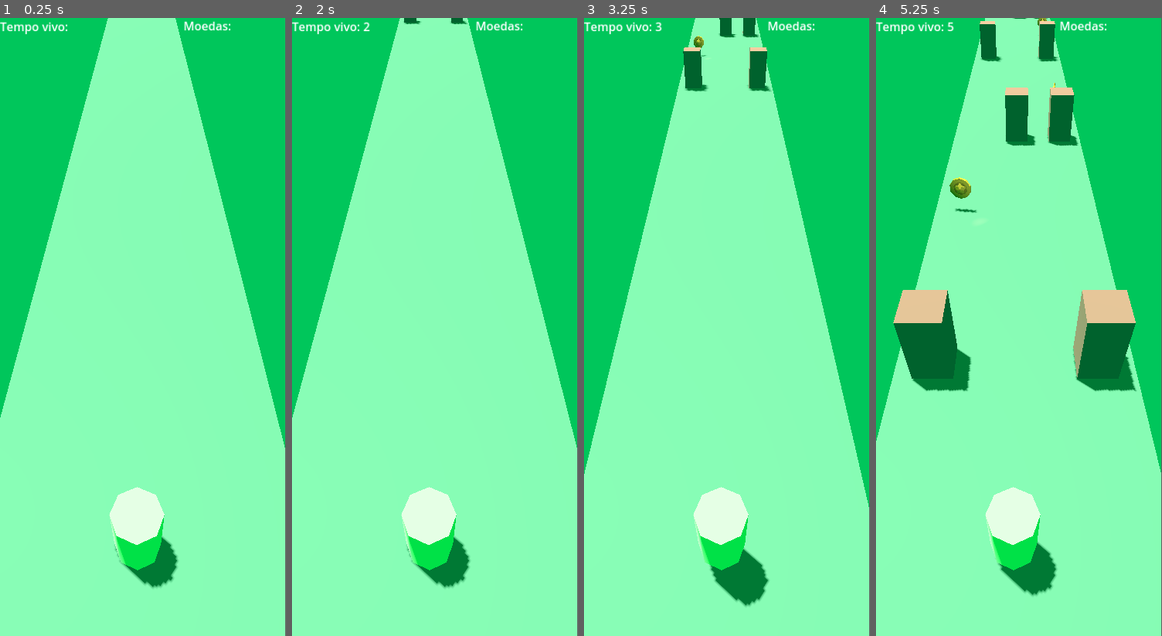
Above: before the commit, frames 1-4 (left to right).
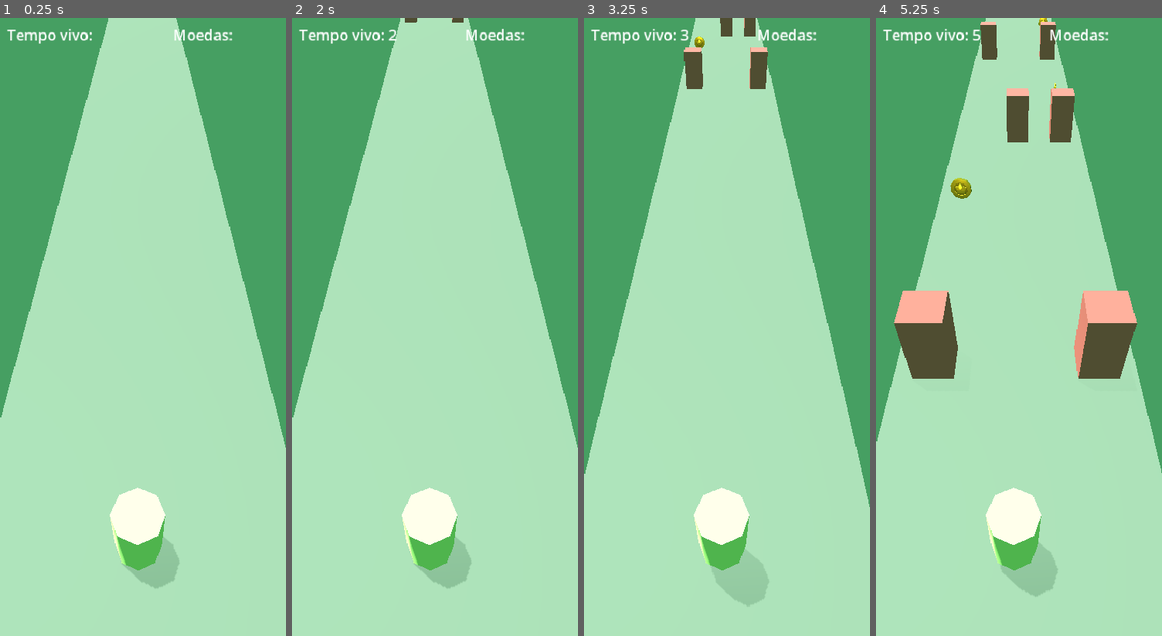
Above: after the commit, the same moments.

Repository: danielh-oliveira/godot_projetos_iniciais
Game: Godot game, scene res://cena/main.tscn
Two runs of this game, one before a commit and one after it. Both use one fixed random seed, a clock stepped at 60 frames per second and the inputs below.
Inputs (mouse positions are in pixels of both pictures, inside the frame that each line leads up to):
- Up to frame 1 (0.25 s): no input
- Up to frame 2 (2 s): tap Enter at 0.5 s; move the mouse to (497, 296) at 0.52 s; click (497, 296) at 0.67 s; tap Space at 1.25 s; drag from (377, 357) to (420, 450) at 1.27 s
- Up to frame 3 (3.25 s): tap Enter at 2 s; move the mouse to (755, 191) at 2.02 s; click (755, 191) at 2.17 s; drag from (712, 450) to (641, 234) at 2.77 s
- Up to frame 4 (5.25 s): move the mouse to (1104, 419) at 3.52 s; click (1104, 419) at 3.67 s; drag from (933, 234) to (976, 172) at 4.27 s; move the mouse to (1033, 327) at 5.02 s; click (1033, 327) at 5.17 s
In our replay, the window is 369x800 before the commit and 370x800 after it. These sizes can differ from the game's own. Grey fills any space a smaller window leaves; there, only what the larger window draws over its background counts as a difference.

The runs differ from the first frame. In frame 1, 100% of the frame differs, in the area x 0-100%, y 0-100%; in frame 2, 100%; in frame 3, 100%; in frame 4, 100%.

Commit message:
arrumei tela acho e velocidade
Esse ta sendo o prjeto mais chato ate agr era p ser legal mas ta super chato

Diff:
--- a/gpt_projeto_2/cena/coin.tscn
+++ b/gpt_projeto_2/cena/coin.tscn
@@ -5,6 +5,75 @@
 
 [sub_resource type="BoxShape3D" id="BoxShape3D_fdgta"]
 size = Vector3(0.891602, 1.34106, 0.538025)
+
+[sub_resource type="Animation" id="Animation_grr04"]
+length = 0.001
+tracks/0/type = "bezier"
+tracks/0/imported = false
+tracks/0/enabled = true
+tracks/0/path = NodePath("coin_mesh:rotation:x")
+tracks/0/interp = 1
+tracks/0/loop_wrap = true
+tracks/0/keys = {
+"handle_modes": PackedInt32Array(0),
+"points": PackedFloat32Array(0, -0.25, 0, 0.25, 0),
+"times": PackedFloat32Array(0)
+}
+tracks/1/type = "bezier"
+tracks/1/imported = false
+tracks/1/enabled = true
+tracks/1/path = NodePath("coin_mesh:rotation:y")
+tracks/1/interp = 1
+tracks/1/loop_wrap = true
+tracks/1/keys = {
+"handle_modes": PackedInt32Array(0),
+"points": PackedFloat32Array(3.14508, -0.25, 0, 0.25, 0),
+"times": PackedFloat32Array(0)
+}
+tracks/2/type = "bezier"
+tracks/2/imported = false
+tracks/2/enabled = true
+tracks/2/path = NodePath("coin_mesh:rotation:z")
+tracks/2/interp = 1
+tracks/2/loop_wrap = true
+tracks/2/keys = {
+"handle_modes": PackedInt32Array(0),
+"points": PackedFloat32Array(0, -0.25, 0, 0.25, 0),
+"times": PackedFloat32Array(0)
+}
+tracks/3/type = "bezier"
+tracks/3/imported = false
+tracks/3/enabled = true
+tracks/3/path = NodePath("coin_mesh:scale:x")
+tracks/3/interp = 1
+tracks/3/loop_wrap = true
+tracks/3/keys = {
+"handle_modes": PackedInt32Array(0),
+"points": PackedFloat32Array(0.8, -0.25, 0, 0.25, 0),
+"times": PackedFloat32Array(0)
+}
+tracks/4/type = "bezier"
+tracks/4/imported = false
+tracks/4/enabled = true
+tracks/4/path = NodePath("coin_mesh:scale:y")
+tracks/4/interp = 1
+tracks/4/loop_wrap = true
+tracks/4/keys = {
+"handle_modes": PackedInt32Array(0),
+"points": PackedFloat32Array(0.8, -0.25, 0, 0.25, 0),
+"times": PackedFloat32Array(0)
+}
+tracks/5/type = "bezier"
+tracks/5/imported = false
+tracks/5/enabled = true
+tracks/5/path = NodePath("coin_mesh:scale:z")
+tracks/5/interp = 1
+tracks/5/loop_wrap = true
+tracks/5/keys = {
+"handle_modes": PackedInt32Array(0),
+"points": PackedFloat32Array(0.8, -0.25, 0, 0.25, 0),
+"times": PackedFloat32Array(0)
+}
 
 [sub_resource type="Animation" id="Animation_q0poq"]
 resource_name = "moeda_idle"
@@ -76,75 +145,6 @@
 "times": PackedFloat32Array(0, 0.48, 0.91)
 }
 
-[sub_resource type="Animation" id="Animation_grr04"]
-length = 0.001
-tracks/0/type = "bezier"
-tracks/0/imported = false
-tracks/0/enabled = true
-tracks/0/path = NodePath("coin_mesh:rotation:x")
-tracks/0/interp = 1
-tracks/0/loop_wrap = true
-tracks/0/keys = {
-"handle_modes": PackedInt32Array(0),
-"points": PackedFloat32Array(0, -0.25, 0, 0.25, 0),
-"times": PackedFloat32Array(0)
-}
-tracks/1/type = "bezier"
-tracks/1/imported = false
-tracks/1/enabled = true
-tracks/1/path = NodePath("coin_mesh:rotation:y")
-tracks/1/interp = 1
-tracks/1/loop_wrap = true
-tracks/1/keys = {
-"handle_modes": PackedInt32Array(0),
-"points": PackedFloat32Array(3.14508, -0.25, 0, 0.25, 0),
-"times": PackedFloat32Array(0)
-}
-tracks/2/type = "bezier"
-tracks/2/imported = false
-tracks/2/enabled = true
-tracks/2/path = NodePath("coin_mesh:rotation:z")
-tracks/2/interp = 1
-tracks/2/loop_wrap = true
-tracks/2/keys = {
-"handle_modes": PackedInt32Array(0),
-"points": PackedFloat32Array(0, -0.25, 0, 0.25, 0),
-"times": PackedFloat32Array(0)
-}
-tracks/3/type = "bezier"
-tracks/3/imported = false
-tracks/3/enabled = true
-tracks/3/path = NodePath("coin_mesh:scale:x")
-tracks/3/interp = 1
-tracks/3/loop_wrap = true
-tracks/3/keys = {
-"handle_modes": PackedInt32Array(0),
-"points": PackedFloat32Array(0.8, -0.25, 0, 0.25, 0),
-"times": PackedFloat32Array(0)
-}
-tracks/4/type = "bezier"
-tracks/4/imported = false
-tracks/4/enabled = true
-tracks/4/path = NodePath("coin_mesh:scale:y")
-tracks/4/interp = 1
-tracks/4/loop_wrap = true
-tracks/4/keys = {
-"handle_modes": PackedInt32Array(0),
-"points": PackedFloat32Array(0.8, -0.25, 0, 0.25, 0),
-"times": PackedFloat32Array(0)
-}
-tracks/5/type = "bezier"
-tracks/5/imported = false
-tracks/5/enabled = true
-tracks/5/path = NodePath("coin_mesh:scale:z")
-tracks/5/interp = 1
-tracks/5/loop_wrap = true
-tracks/5/keys = {
-"handle_modes": PackedInt32Array(0),
-"points": PackedFloat32Array(0.8, -0.25, 0, 0.25, 0),
-"times": PackedFloat32Array(0)
-}
-
 [sub_resource type="AnimationLibrary" id="AnimationLibrary_bboxh"]
 _data = {
 &"RESET": SubResource("Animation_grr04"),
@@ -159,18 +159,17 @@
 shape = SubResource("BoxShape3D_fdgta")
 
 [node name="coin_mesh" parent="." instance=ExtResource("2_q0poq")]
-transform = Transform3D(-0.799995, 0, -0.00279261, 0, 0.8, 0, 0.00279261, 0, -0.799995, 0, 0.806226, 0)
-
-[node name="SpotLight3D" type="SpotLight3D" parent="."]
-transform = Transform3D(0.7894, -0.472695, 0.391672, -0.0350495, 0.602282, 0.797514, -0.612878, -0.643285, 0.458874, 0.777425, 1.84319, 0.956489)
-spot_range = 1.93575
-spot_attenuation = -2.0
-spot_angle = 39.86
-spot_angle_attenuation = 0.329877
+transform = Transform3D(-0.799995, 0, -0.00278994, 0, 0.8, 0, 0.00278994, 0, -0.799995, 0, 0.806226, 0)
 
 [node name="AnimationPlayer" type="AnimationPlayer" parent="."]
 libraries = {
 &"": SubResource("AnimationLibrary_bboxh")
 }
 
+[node name="OmniLight3D" type="OmniLight3D" parent="."]
+transform = Transform3D(1, 0, 0, 0, 1, 0, 0, 0, 1, -0.0401051, 1.09162, 0.613453)
+light_color = Color(1, 0.992147, 0.312945, 1)
+omni_range = 1.10132
+omni_attenuation = 0.181
+
 [connection signal="body_entered" from="." to="." method="_on_body_entered"]
--- a/gpt_projeto_2/cena/final.tscn
+++ b/gpt_projeto_2/cena/final.tscn
@@ -9,8 +9,8 @@
 anchor_bottom = 1.0
 grow_horizontal = 2
 grow_vertical = 2
-size_flags_horizontal = 0
-size_flags_vertical = 0
+size_flags_horizontal = 3
+size_flags_vertical = 3
 script = ExtResource("1_dxk2o")
 
 [node name="ColorRect" type="ColorRect" parent="."]
@@ -29,10 +29,10 @@
 anchor_top = 0.5
 anchor_right = 0.5
 anchor_bottom = 0.5
-offset_left = -158.0
-offset_top = -146.5
-offset_right = 158.0
-offset_bottom = 146.5
+offset_left = -153.0
+offset_top = -113.0
+offset_right = 153.0
+offset_bottom = 113.0
 grow_horizontal = 2
 grow_vertical = 2
 
--- a/gpt_projeto_2/cena/main.tscn
+++ b/gpt_projeto_2/cena/main.tscn
@@ -10,6 +10,12 @@
 [ext_resource type="PackedScene" uid="uid://cy8n4f50kt4uu" path="res://cena/coin.tscn" id="8_q2a6g"]
 [ext_resource type="AudioStream" uid="uid://clet04axb3bae" path="res://som/tema.mp3" id="9_c0jyn"]
 
+[sub_resource type="LabelSettings" id="LabelSettings_c0jyn"]
+font_size = 20
+
+[sub_resource type="LabelSettings" id="LabelSettings_v6806"]
+font_size = 20
+
 [sub_resource type="BoxShape3D" id="BoxShape3D_q2a6g"]
 size = Vector3(6, 3, 3.5)
 
@@ -20,8 +26,12 @@
 transform = Transform3D(-0.623879, 0.759286, -0.185094, 0, 0.236838, 0.971549, 0.781521, 0.60613, -0.147758, 0, 7.5381, 0)
 light_color = Color(0.998219, 0.972615, 0.958723, 1)
 light_energy = 0.8
+light_bake_mode = 0
 shadow_enabled = true
-directional_shadow_max_distance = 110.0
+shadow_blur = 1.505
+directional_shadow_mode = 0
+directional_shadow_fade_start = 0.133
+directional_shadow_max_distance = 11.3
 
 [node name="Cenario" type="Node3D" parent="."]
 
@@ -53,23 +63,31 @@
 anchor_bottom = 1.0
 grow_horizontal = 2
 grow_vertical = 2
-size_flags_horizontal = 2
-size_flags_vertical = 2
+size_flags_horizontal = 3
+size_flags_vertical = 3
 script = ExtResource("5_mk8v6")
 
 [node name="TempoVivo" type="Label" parent="TelaGerente"]
 layout_mode = 1
-offset_right = 132.0
-offset_bottom = 44.0
+offset_left = 9.0
+offset_top = 8.0
+offset_right = 141.0
+offset_bottom = 52.0
 text = "Tempo vivo: "
+label_settings = SubResource("LabelSettings_c0jyn")
 
 [node name="Moedas" type="Label" parent="TelaGerente"]
 layout_mode = 1
-offset_left = 251.0
-offset_top = -1.0
-offset_right = 383.0
-offset_bottom = 43.0
+anchors_preset = 1
+anchor_left = 1.0
+anchor_right = 1.0
+offset_left = -155.0
+offset_top = 8.0
+offset_right = -23.0
+offset_bottom = 52.0
+grow_horizontal = 0
 text = "Moedas:"
+label_settings = SubResource("LabelSettings_v6806")
 
 [node name="CoinGerente" type="Node3D" parent="."]
 script = ExtResource("7_foyax")
--- a/gpt_projeto_2/cena/player.tscn
+++ b/gpt_projeto_2/cena/player.tscn
@@ -10,7 +10,6 @@
 height = 1.7
 
 [sub_resource type="Environment" id="Environment_f42by"]
-background_mode = 1
 background_color = Color(0, 0.972549, 0.447059, 1)
 background_energy_multiplier = 0.8
 
@@ -30,3 +29,4 @@
 [node name="Camera3D" type="Camera3D" parent="."]
 transform = Transform3D(1, 0, 0, 0, 0.677146, 0.735849, 0, -0.735849, 0.677146, 0.0831447, 7.68165, 1.95146)
 environment = SubResource("Environment_f42by")
+far = 600.0
--- a/gpt_projeto_2/project.godot
+++ b/gpt_projeto_2/project.godot
@@ -23,6 +23,8 @@
 
 window/size/viewport_width=390
 window/size/viewport_height=844
+window/stretch/mode="canvas_items"
+window/stretch/aspect="keep_width"
 window/handheld/orientation=1
 
 [input_devices]
@@ -38,3 +40,4 @@
 renderer/rendering_method="mobile"
 textures/vram_compression/import_etc2_astc=true
 environment/volumetric_fog/use_filter=0
+environment/defaults/default_clear_color=Color(0.345145, 0.778537, 0.481679, 1)
--- a/gpt_projeto_2/script/coin.gd
+++ b/gpt_projeto_2/script/coin.gd
@@ -9,6 +9,7 @@
 
 func _ready() -> void:
 	animation_player.play("moeda_idle")
+	get_tree().current_scene.aumentar_multiplicador_velocidade.connect(_on_aumentar_velocidade)
 
 func _process(delta: float) -> void:
 	if position.z > 10:
@@ -20,3 +21,6 @@
 func _on_body_entered(body: Node3D) -> void:
 	get_parent().pegou_moeda.emit()
 	queue_free()
+
+func _on_aumentar_velocidade(quantiade: float) -> void:
+	SPEED += quantiade
--- a/gpt_projeto_2/script/coin_gerente.gd
+++ b/gpt_projeto_2/script/coin_gerente.gd
@@ -3,6 +3,7 @@
 @onready var shape_cast_3d: ShapeCast3D = $ShapeCast3D
 
 @export var pegaveis : Array[PackedScene] = []
+@onready var tempo_moeda: Timer = $tempoMoeda
 
 var distancia_spawn := -35.0
 const posicoes_linha := [2.0, 0.0, -2.0]
@@ -49,4 +50,5 @@
 
 func _on_cena_gerente_aumentar_multiplicador_velocidade(quant: float) -> void:
 	multiplicador_velocidade += quant
-	pass # Replace with function body.
+	if tempo_moeda.wait_time > .4:
+		tempo_moeda.wait_time -= .1
--- a/gpt_projeto_2/script/main.gd
+++ b/gpt_projeto_2/script/main.gd
@@ -19,7 +19,7 @@
 	moedas += 1
 	pegou_moeda.emit(moedas)
 	if moedas % 5 == 0:
-		aumentar_multiplicador_velocidade.emit(0.5)
+		aumentar_multiplicador_velocidade.emit(2)
 
 
 func _on_character_body_3d_morreu() -> void:
--- a/gpt_projeto_2/script/obstaculo.gd
+++ b/gpt_projeto_2/script/obstaculo.gd
@@ -7,6 +7,8 @@
 
 var SPEED = 10
 
+func _ready() -> void:
+	get_tree().current_scene.aumentar_multiplicador_velocidade.connect(_on_aumentar_velocidade)
 
 func _process(delta: float) -> void:
 	if position.z > 10:
@@ -14,3 +16,6 @@
 
 func _physics_process(delta: float) -> void:
 	position.z += SPEED * delta
+
+func _on_aumentar_velocidade(quant: float) -> void:
+	SPEED += quant
--- a/gpt_projeto_2/script/obstaculo_gerente.gd
+++ b/gpt_projeto_2/script/obstaculo_gerente.gd
@@ -5,6 +5,7 @@
 var posicao_livre_atual := 0.0
 var posicao_livre_anterior := -99.0  # Valor inicial que não existe nas posições
 var multiplicador_velocidade := .3
+@onready var spawn_obstaculo: Timer = $spawnObstaculo
 
 signal nova_linha_livre(linha : int)
 
@@ -52,3 +53,6 @@
 
 func _on_cena_gerente_aumentar_multiplicador_velocidade(quant: float) -> void:
 	multiplicador_velocidade += quant
+
+	if spawn_obstaculo.wait_time > .4:
+		spawn_obstaculo.wait_time -= .2
Not shown: 1 places in gpt_projeto_2/cena/main.tscn that only renumber resources
Not shown, changed: gpt_projeto_2/export_presets.cfg
